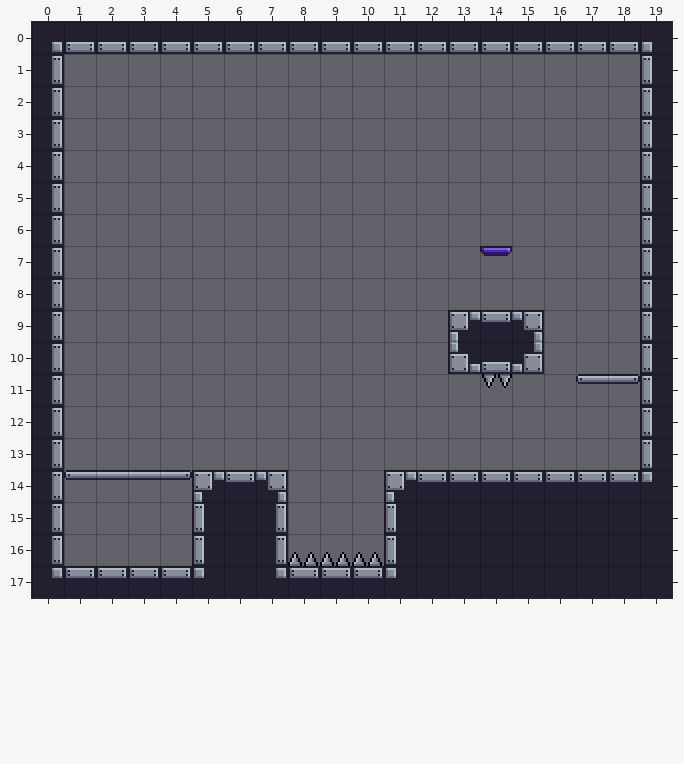
Tiled map, stored at assets_source/maps/level01.tmx. That is the earlier state.
Cells are 16x16 px. Shown: x 0..19, y 0..17.
The result:
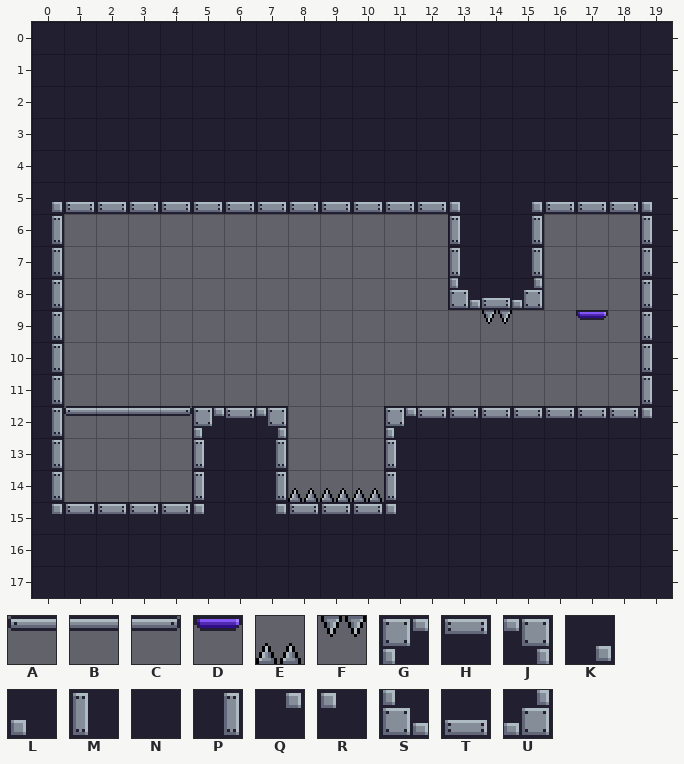
Key: from "main_tileset": A 4, B 5, C 6, D 35, E 36, F 36 turned 180, G 180, H 181, J 182, K 183, L 184, M 210, N 211, P 212, Q 213, R 214, S 240, T 241, U 242.
_ is an empty cell, . an unchanged one.
From old to new:
--- layer "Tile Layer 1"
@@ x 0..19 @@
- 0 KTTTTTTTTTTTTTTTTTTL
- 1 P__________________M
- 2 P__________________M
- 3 P__________________M
- 4 P__________________M
- 5 P__________________M
- 6 .............___....
- 7 ............._D_....
- 8 .............___....
- 9 .............GHJ._..
-10 .............STU....
-11 ..............F..AC.
-12 ._______...________M
-13 .....___...________M
-14 .ABBCGHJ___GHHHHHHHR
-15 P____M.P___M........
-16 P____M.PEEEM........
-17 QHHHHR.QHHHR........
+ 0 NNNNNNNNNNNNNNNNNNNN
+ 1 NNNNNNNNNNNNNNNNNNNN
+ 2 NNNNNNNNNNNNNNNNNNNN
+ 3 NNNNNNNNNNNNNNNNNNNN
+ 4 NNNNNNNNNNNNNNNNNNNN
+ 5 KTTTTTTTTTTTTLNKTTTL
+ 6 .............MNP....
+ 7 .............MNP....
+ 8 .............STU....
+ 9 ............._F_.D..
+10 .............___....
+11 .............._..__.
+12 .ABBCGHJ...GHHHHHHHR
+13 .....MNP...MNNNNNNNN
+14 .____MNPEEEMNNNNNNNN
+15 QHHHHR.QHHHR........
+16 NNNNNN.NNNNN........
+17 NNNNNN.NNNNN........
